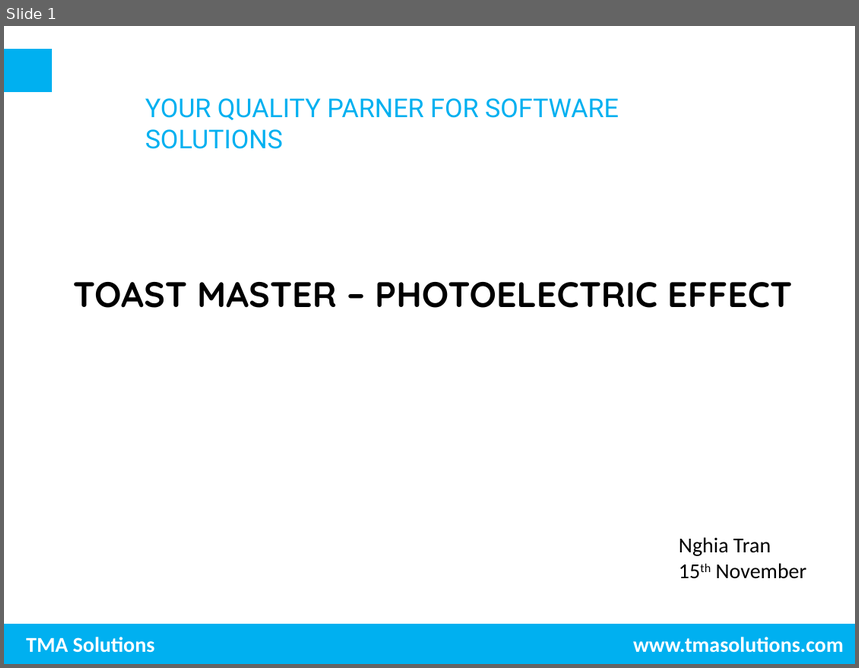
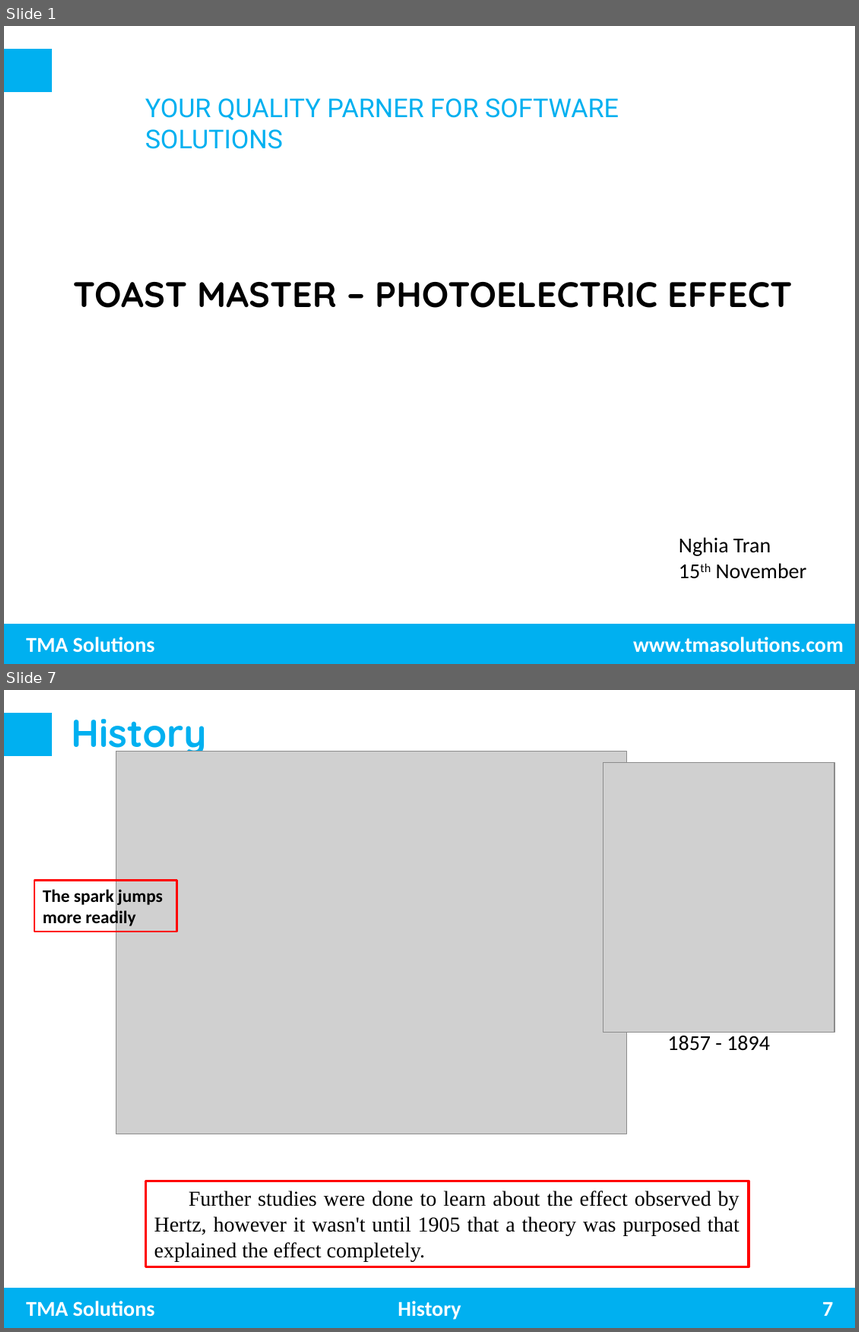
Before and after one commit to trungnghia2009/MachineLearning, a slide deck: Photoelectric effect.pptx. Shown one above the other, each under a label of ours: slide 1 before the commit, slides 1 and 7 after it; the slides between them are not shown. The pictures are 859x668 and 859x1332 pixels, drawn with LibreOffice and Linux fonts; fonts in the diff are those of the drawing; grey boxes stand for pictures; background and template pictures are left out. Boxes give left, top, right and bottom in pixels: in the first picture for what was removed or moved away, otherwise in the second. Text is boxed around its words. In the diff, an @@ line names an element or a change of style, - is before the commit and + after.

```diff
--- a/Photoelectric effect.pptx
+++ b/Photoelectric effect.pptx
@@ slide 7 added at (4, 690, 855, 1328), background #FFFFFF; not listed: 3 template elements that a slide beside it also shows @@
@@ title added at (71, 719, 206, 757), 33 pt, text #00B0F0, bold @@
+History
@@ picture added at (116, 752, 627, 1135) @@
@@ picture added at (603, 762, 835, 1032) @@
@@ rectangle added at (34, 881, 177, 932), outline #FF0000 1.5 pt, 15 pt, text #000000, bold @@
+The spark jumps more readily
@@ text added at (667, 1036, 770, 1051), 18 pt, text #000000 @@
+1857 - 1894
@@ rectangle added at (146, 1181, 749, 1267), outline #FF0000 2.25 pt, 18 pt, text #000000 @@
+Further studies were done to learn about the effect observed by Hertz, however it wasn't until 1905 that a theory was purposed that explained the effect completely.
@@ text added at (398, 1301, 461, 1320), 18 pt, text #FFFFFF, bold @@
+History
@@ page number added at (823, 1303, 833, 1316), 18 pt, text #FFFFFF, bold @@
+7
```
Also in this commit, not shown: 4 slides changed, 8 other slides added, 25 slides removed.
